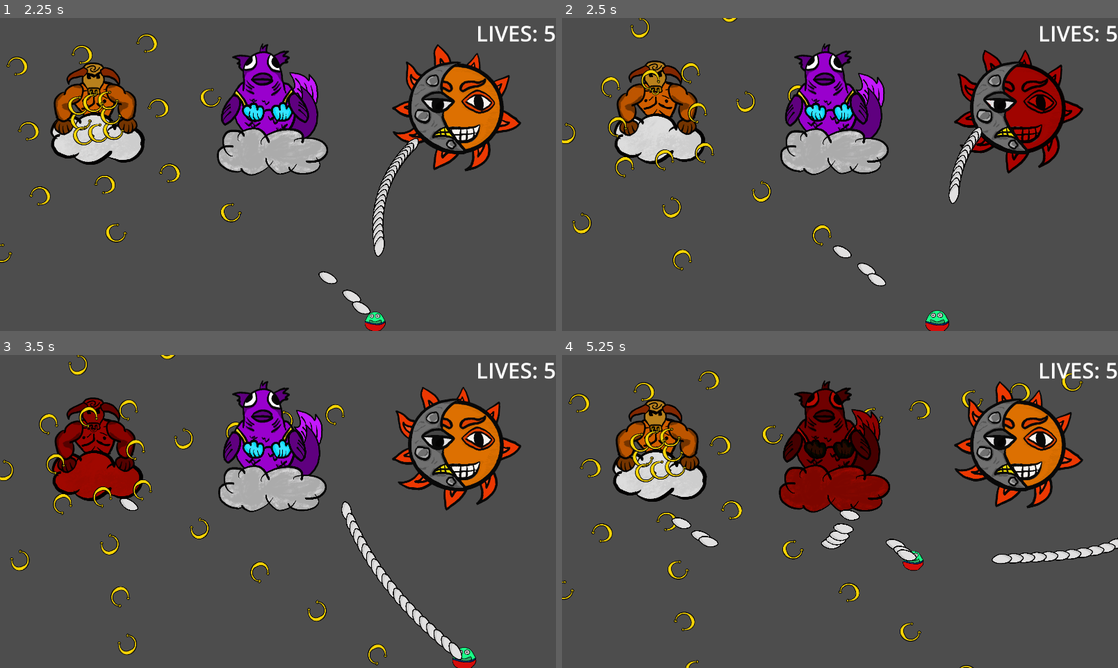
Above: before the commit, frames 1-4 (two rows, left to right).
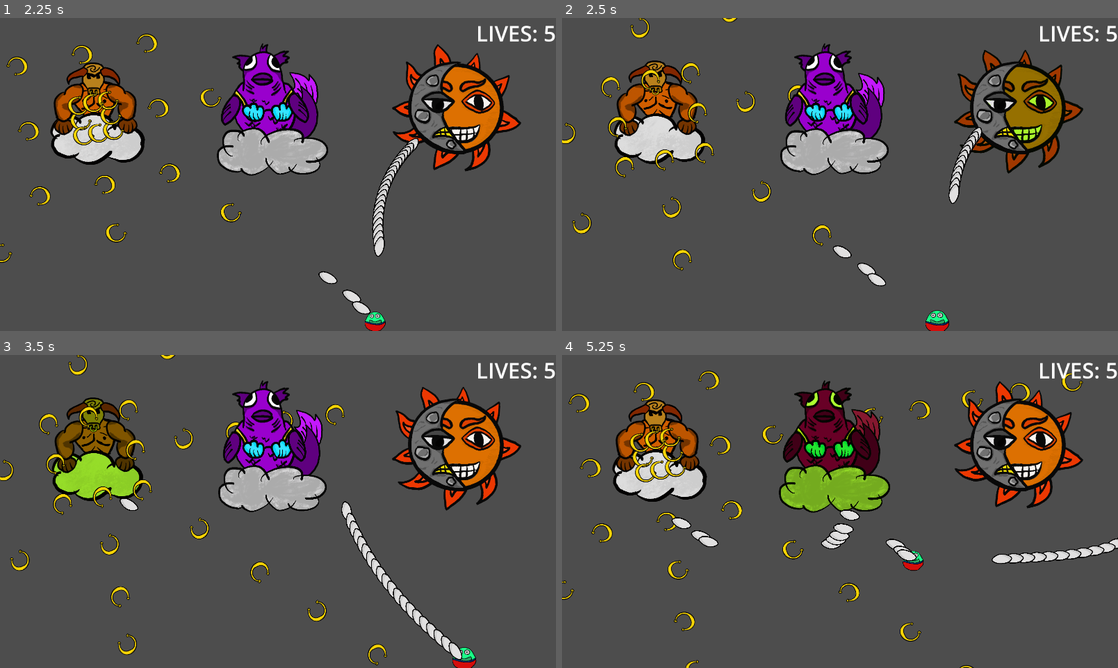
Above: after the commit, the same moments.

Repository: kaito002/bullet-hell-5
Game: Godot game, scene res://scenes/ui/main_menu.tscn
Same seed, same stepped clock (60 frames per second), same inputs: the game is played once before the commit and once after it.
Inputs (mouse positions are in pixels of both pictures, inside the frame that each line leads up to):
- Up to frame 1 (2.25 s): click "PLAY GAME" at 0.5 s; move the mouse to (400, 158) at 1.27 s; press the mouse at (400, 158) at 1.28 s; hold D (right) 1.28-2.03 s; move the mouse to (166, 190) at 2.02 s; release the mouse at (166, 190) at 2.03 s; hold S (down) from 2.03 s (still down); click (166, 190) at 2.1 s
- Up to frame 2 (2.5 s): keep holding S (down)
- Up to frame 3 (3.5 s): move the mouse to (333, 442) at 2.77 s; release S (down) at 2.78 s; press the mouse at (333, 442) at 2.78 s; hold D (right) from 2.78 s (still down)
- Up to frame 4 (5.25 s): move the mouse to (812, 574) at 3.52 s; release D (right) at 3.53 s; release the mouse at (812, 574) at 3.53 s; hold W (up) 3.53-4.28 s; click (812, 574) at 3.6 s; move the mouse to (1006, 558) at 4.27 s; press the mouse at (1006, 558) at 4.28 s; hold A (left) from 4.28 s (still down); move the mouse to (673, 464) at 5.02 s; release the mouse at (673, 464) at 5.03 s; click (673, 464) at 5.1 s

Frame 1 is identical in both runs. In frame 2, 2.2% of the frame differs, in the area x 71-94%, y 10-49%; in frame 3, 2.7%; in frame 4, 3.6%, in the area x 39-59%, y 11-50%.

Commit message:
health component now has different colors for health percentage

Diff:
--- a/scenes/components/health_component.gd
+++ b/scenes/components/health_component.gd
@@ -23,9 +23,19 @@
 	parent.call_deferred("queue_free")
 
 func _on_hit():
-	body.modulate = Color("b90a00")
+	body.modulate = get_color()
 	tilt_timer.start()
-
 
 func _on_tilt_timer_timeout() -> void:
 	body.modulate = Color("ffffff")
+
+func get_color() -> Color:
+	var health_percentage: float = (float(lives)/max_lives) * 100
+	#print("max lives: ", max_lives, " | lives: ", lives, " | percentage: ", health_percentage)
+
+	if health_percentage > 70:
+		return Color.GREEN_YELLOW
+	elif health_percentage > 30:
+		return Color.YELLOW
+	else:
+		return Color.RED
--- a/scenes/components/health_component.tscn
+++ b/scenes/components/health_component.tscn
@@ -6,7 +6,7 @@
 script = ExtResource("1_gkqf3")
 
 [node name="tilt_timer" type="Timer" parent="."]
-wait_time = 0.05
+wait_time = 0.1
 one_shot = true
 
 [connection signal="timeout" from="tilt_timer" to="." method="_on_tilt_timer_timeout"]
